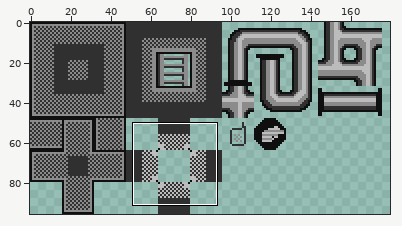
Two versions of one pixel-art file, Assets/Tiles/Spacship_Tileset.aseprite. Above, an overview of the earlier version with the close-up marked.
Close-up. First the earlier version:
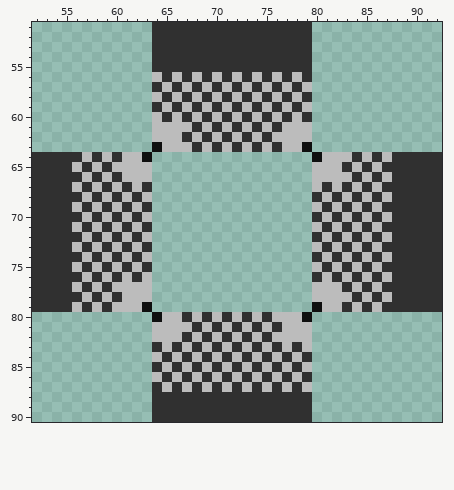
192x96 pixels, 1 frame. Shown: x 52..92, y 51..90. The wide view leaves out empty margins.
Now the later version:
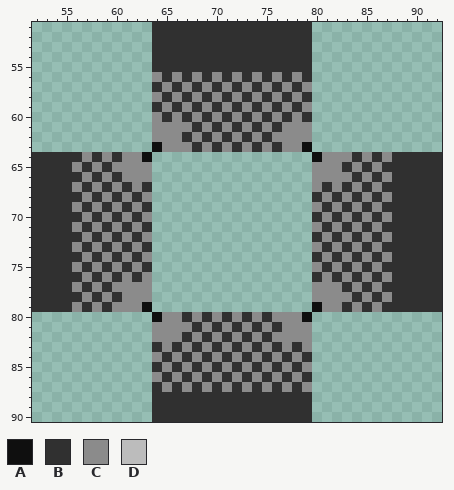
Palette (. is transparent): A #0f0f0f  B #303030  C #8b8b8b  D #bcbcbc
Changes in this commit:
--- layer "Layer 2"
@@ x 52..92 @@
 55 ............BBBBBBBBBBBBBBBB.............
-56 ............DBDBDBDBDBDBDBDB.............
-57 ............BDBDBDBDBDBDBDBD.............
-58 ............DBDBDBDBDBDBDBDB.............
-59 ............BDBDBDBDBDBDBDBD.............
-60 ............DBDBDBDBDBDBDBDB.............
-61 ............DDDDBDBDBDBDBDDD.............
-62 ............DDDBDBDBDBDBDDDD.............
-63 ............ADDDBDBDBDBDBDDA.............
-64 BBBBBDBDBDDA................ADDDBDBDBBBBB
-65 BBBBDBDBDDDD................DDDBDBDBBBBBB
-66 BBBBBDBDBDDD................DDDDBDBDBBBBB
-67 BBBBDBDBDBDB................DBDBDBDBBBBBB
-68 BBBBBDBDBDBD................BDBDBDBDBBBBB
-69 BBBBDBDBDBDB................DBDBDBDBBBBBB
-70 BBBBBDBDBDBD................BDBDBDBDBBBBB
-71 BBBBDBDBDBDB................DBDBDBDBBBBBB
-72 BBBBBDBDBDBD................BDBDBDBDBBBBB
-73 BBBBDBDBDBDB................DBDBDBDBBBBBB
-74 BBBBBDBDBDBD................BDBDBDBDBBBBB
-75 BBBBDBDBDBDB................DBDBDBDBBBBBB
-76 BBBBBDBDBDBD................BDBDBDBDBBBBB
-77 BBBBDBDBDDDD................DDDBDBDBBBBBB
-78 BBBBBDBDBDDD................DDDDBDBDBBBBB
-79 BBBBDBDBDDDA................ADDBDBDBBBBBB
-80 ............ADDBDBDBDBDBDDDA.............
-81 ............DDDDBDBDBDBDBDDD.............
-82 ............DDDBDBDBDBDBDDDD.............
-83 ............BDBDBDBDBDBDBDBD.............
-84 ............DBDBDBDBDBDBDBDB.............
-85 ............BDBDBDBDBDBDBDBD.............
-86 ............DBDBDBDBDBDBDBDB.............
-87 ............BDBDBDBDBDBDBDBD.............
+56 ............CBCBCBCBCBCBCBCB.............
+57 ............BCBCBCBCBCBCBCBC.............
+58 ............CBCBCBCBCBCBCBCB.............
+59 ............BCBCBCBCBCBCBCBC.............
+60 ............CBCBCBCBCBCBCBCB.............
+61 ............CCCCBCBCBCBCBCCC.............
+62 ............CCCBCBCBCBCBCCCC.............
+63 ............ACCCBCBCBCBCBCCA.............
+64 BBBBBCBCBCCA................ACCCBCBCBBBBB
+65 BBBBCBCBCCCC................CCCBCBCBBBBBB
+66 BBBBBCBCBCCC................CCCCBCBCBBBBB
+67 BBBBCBCBCBCB................CBCBCBCBBBBBB
+68 BBBBBCBCBCBC................BCBCBCBCBBBBB
+69 BBBBCBCBCBCB................CBCBCBCBBBBBB
+70 BBBBBCBCBCBC................BCBCBCBCBBBBB
+71 BBBBCBCBCBCB................CBCBCBCBBBBBB
+72 BBBBBCBCBCBC................BCBCBCBCBBBBB
+73 BBBBCBCBCBCB................CBCBCBCBBBBBB
+74 BBBBBCBCBCBC................BCBCBCBCBBBBB
+75 BBBBCBCBCBCB................CBCBCBCBBBBBB
+76 BBBBBCBCBCBC................BCBCBCBCBBBBB
+77 BBBBCBCBCCCC................CCCBCBCBBBBBB
+78 BBBBBCBCBCCC................CCCCBCBCBBBBB
+79 BBBBCBCBCCCA................ACCBCBCBBBBBB
+80 ............ACCBCBCBCBCBCCCA.............
+81 ............CCCCBCBCBCBCBCCC.............
+82 ............CCCBCBCBCBCBCCCC.............
+83 ............BCBCBCBCBCBCBCBC.............
+84 ............CBCBCBCBCBCBCBCB.............
+85 ............BCBCBCBCBCBCBCBC.............
+86 ............CBCBCBCBCBCBCBCB.............
+87 ............BCBCBCBCBCBCBCBC.............
 88 ............BBBBBBBBBBBBBBBB.............
Pixel boxes of the changes (left, top, right, bottom) in both close-ups:
changed: (72, 72, 392, 392)
